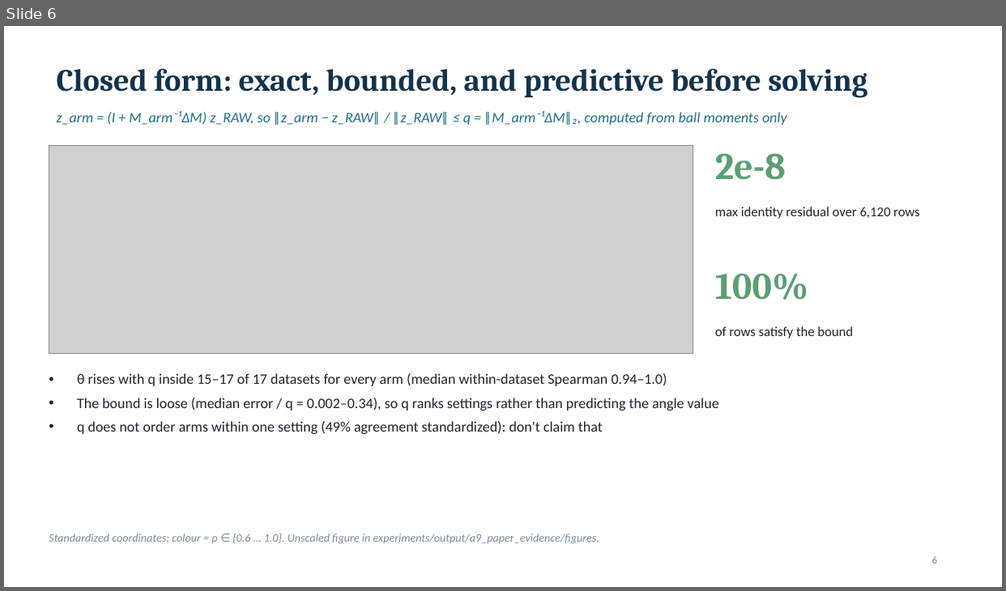
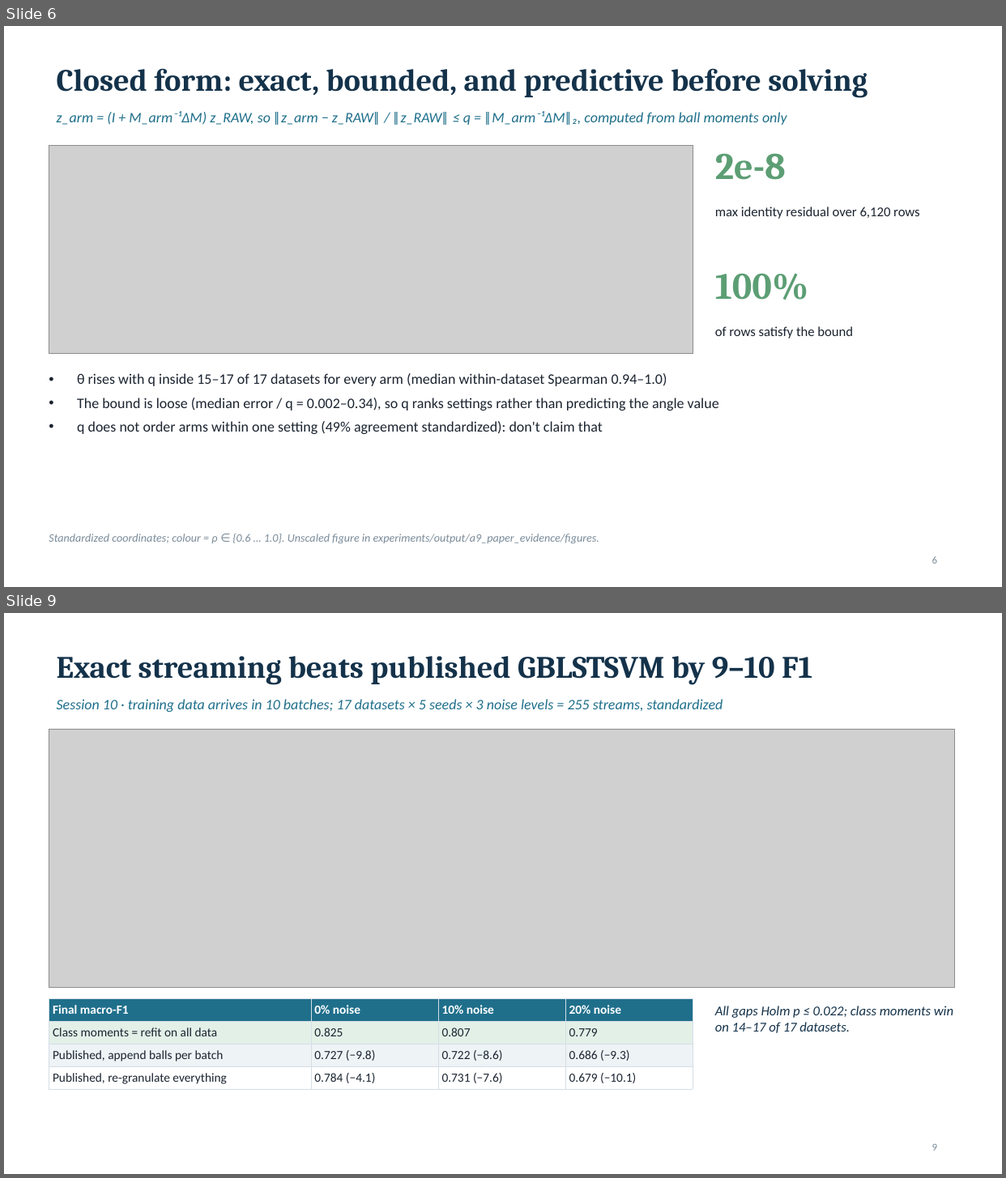
Before and after one commit to Toast24/GBLSTSVM-Ex, a slide deck: docs/recommendations/GBLSTSVM_Session9_Recommendations.pptx. Shown one above the other, each under a label of ours: slide 6 before the commit, slides 6 and 9 after it; the slides between them are not shown. The pictures are 1006x591 and 1006x1178 pixels, drawn with LibreOffice and Linux fonts; fonts in the diff are those of the drawing; grey boxes stand for pictures. Boxes give left, top, right and bottom in pixels: in the first picture for what was removed or moved away, otherwise in the second. Text is boxed around its words. In the diff, an @@ line names an element or a change of style, - is before the commit and + after.

```diff
--- a/docs/recommendations/GBLSTSVM_Session9_Recommendations.pptx
+++ b/docs/recommendations/GBLSTSVM_Session9_Recommendations.pptx
@@ slide 9 added at <box>4,613,1002,1174</box>, background #FFFFFF @@
@@ title added at <box>57,656,812,685</box>, 30 pt, text #14324A, bold @@
+Exact streaming beats published GBLSTSVM by 9–10 F1
@@ text added at <box>57,699,723,712</box>, 14 pt, text #1F6F8B, italic @@
+Session 10 · training data arrives in 10 batches; 17 datasets × 5 seeds × 3 noise levels = 255 streams, standardized
@@ picture added at <box>49,729,955,988</box> @@
@@ table added at <box>49,999,692,1088</box>, 4 rows, 4 columns @@
+Final macro-F1 | 0% noise | 10% noise | 20% noise
+Class moments = refit on all data | 0.825 | 0.807 | 0.779
+Published, append balls per batch | 0.727 (−9.8) | 0.722 (−8.6) | 0.686 (−9.3)
+Published, re-granulate everything | 0.784 (−4.1) | 0.731 (−7.6) | 0.679 (−10.1)
@@ text added at <box>715,1006,953,1033</box>, 13 pt, text #14324A, italic @@
+All gaps Holm p ≤ 0.022; class moments win on 14–17 of 17 datasets.
@@ page number added at <box>932,1144,937,1151</box>, 10 pt, text #7A8B99 @@
+9
```
Also in this commit, not shown: 4 slides changed, 1 other slide added, 2 other files.
